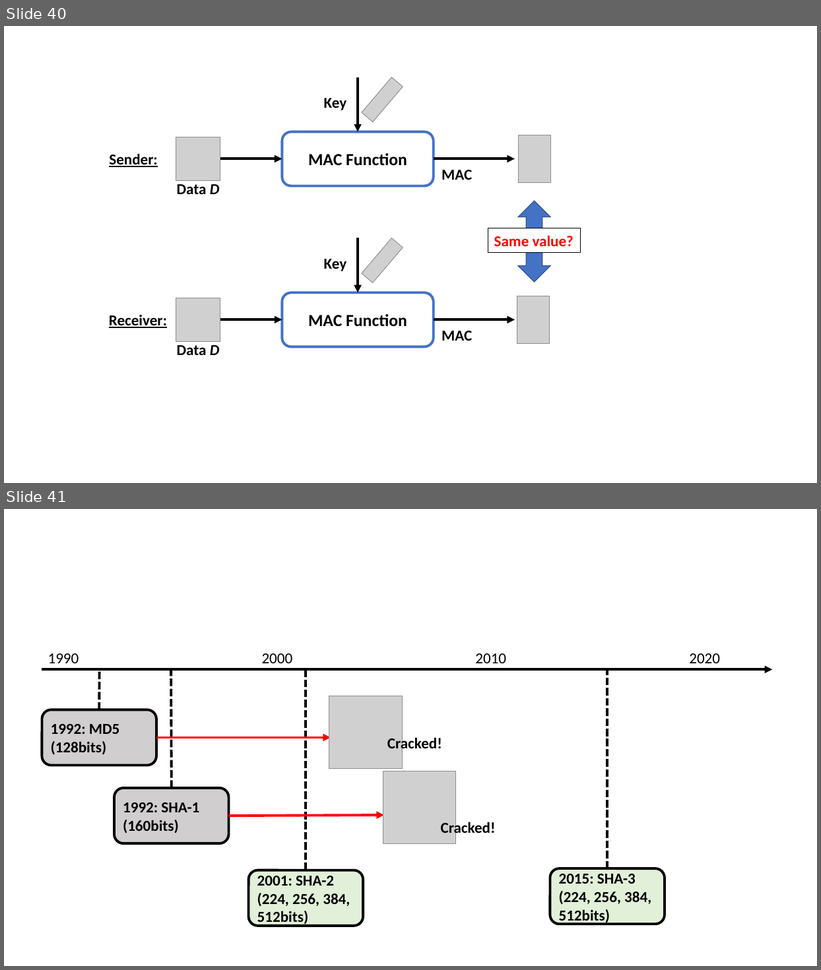
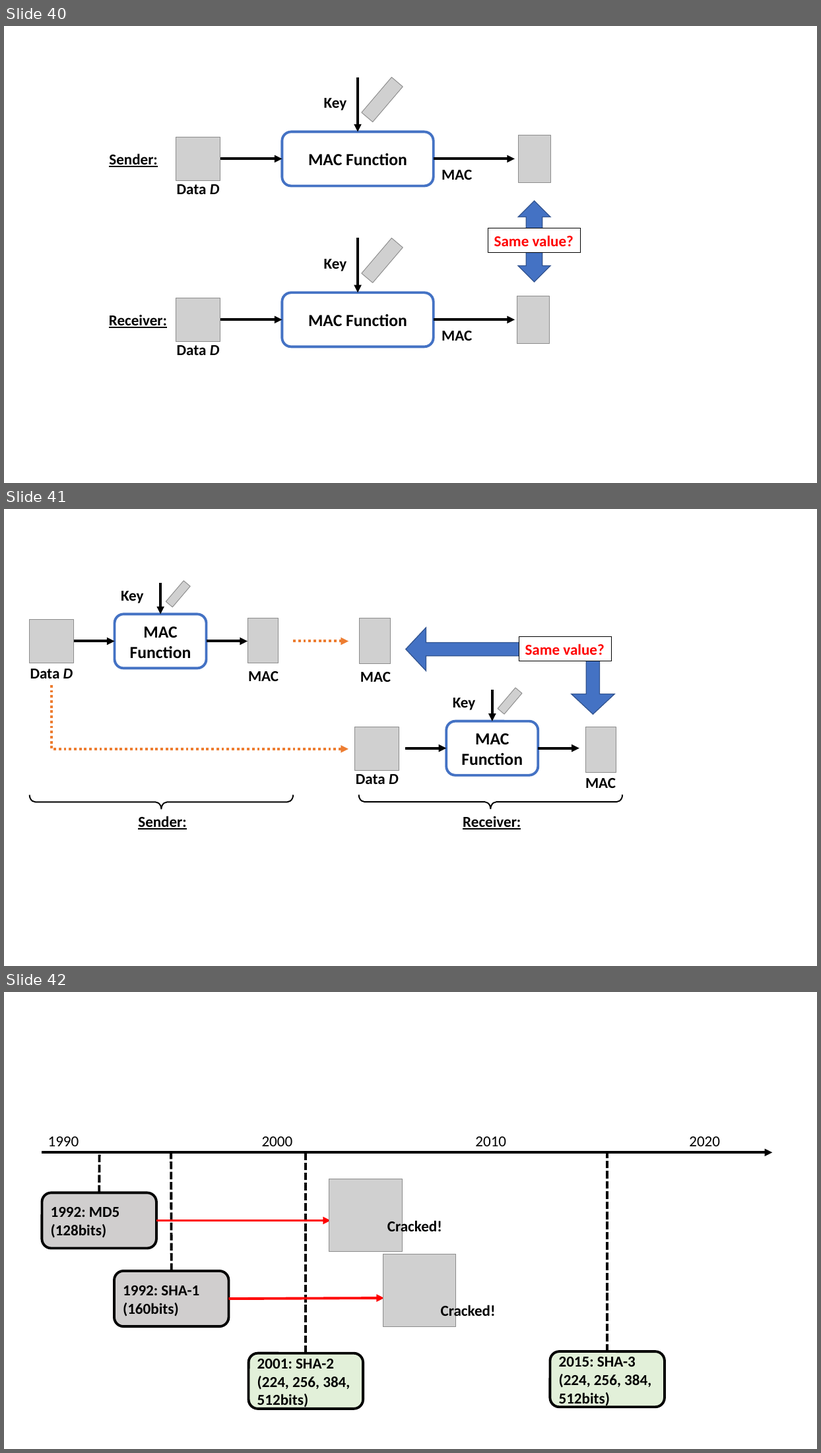
Before and after one commit to junkurihara/class-e2e_security_js, a slide deck: images.pptx. Shown one above the other, each under a label of ours: slides 40 and 41 before the commit, slides 40, 41 and 42 after it. The pictures are 821x970 and 821x1453 pixels, drawn with LibreOffice and Linux fonts; fonts in the diff are those of the drawing; grey boxes stand for pictures. Boxes give left, top, right and bottom in pixels: in the first picture for what was removed or moved away, otherwise in the second. Text is boxed around its words. In the diff, an @@ line names an element or a change of style, - is before the commit and + after.

```diff
--- a/images.pptx
+++ b/images.pptx
@@ slide 41 added at (4,509,817,966), background #FFFFFF @@
@@ arrow added from (161, 583) to (161, 614), #000000 3 pt @@
@@ picture added at (166,581,190,607) @@
@@ text added at (121,591,144,603), 18 pt, text #000000, bold @@
+Key
@@ picture added at (30,619,73,663) @@
@@ rounded rectangle added at (114,614,206,668), fill #FFFFFF, outline #4472C4 3 pt, 20 pt, text #000000, bold @@
+MAC
+Function
@@ picture added at (248,618,279,663) @@
@@ picture added at (360,619,391,664) @@
@@ arrow added from (73, 642) to (114, 642), #000000 3 pt @@
@@ arrow added from (207, 642) to (248, 642), #000000 3 pt @@
@@ arrow added from (293, 642) to (349, 642), #ED7D31 3 pt dashed @@
@@ left up arrow added at (406,628,615,714), fill #4472C4, outline #325491 1 pt @@
@@ rectangle added at (519,637,612,661), fill #FFFFFF, outline #000000 0.75 pt, 18 pt, text #FF0000, bold @@
+Same value?
@@ text added at (30,669,73,679), 18 pt, text #000000, bold @@
+Data D
@@ elbow arrow added from (52, 685) to (349, 749), #ED7D31 3 pt dashed @@
@@ text added at (248,671,279,681), 18 pt, text #000000, bold @@
+MAC
@@ text added at (360,672,391,682), 18 pt, text #000000, bold @@
+MAC
@@ text added at (453,698,476,710), 18 pt, text #000000, bold @@
+Key
@@ arrow added from (492, 690) to (492, 722), #000000 3 pt @@
@@ picture added at (498,689,522,715) @@
@@ rounded rectangle added at (446,722,538,776), fill #FFFFFF, outline #4472C4 3 pt, 20 pt, text #000000, bold @@
+MAC
+Function
@@ picture added at (355,727,399,770) @@
@@ picture added at (586,727,617,772) @@
@@ arrow added from (405, 749) to (446, 749), #000000 3 pt @@
@@ arrow added from (539, 749) to (580, 749), #000000 3 pt @@
@@ text added at (356,774,399,784), 18 pt, text #000000, bold @@
+Data D
@@ text added at (585,778,616,788), 18 pt, text #000000, bold @@
+MAC
@@ left brace added at (29,795,293,809), outline #000000 1.5 pt @@
@@ left brace added at (358,795,622,809), outline #000000 1.5 pt @@
@@ text added at (138,816,186,830), 18 pt, text #000000, bold, underline @@
+Sender:
@@ text added at (463,817,521,830), 18 pt, text #000000, bold, underline @@
+Receiver:
@@ what was slide 41 is now slide 42 @@
```
Also in this commit, not shown: 1 other slide added, 2 other files.
